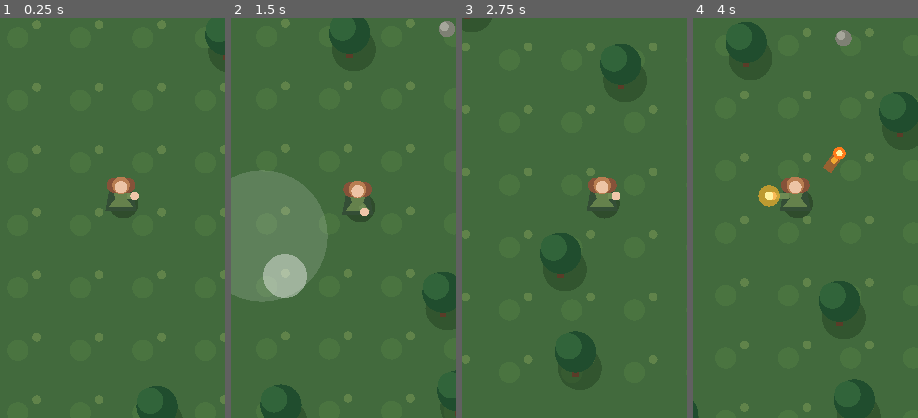
Above: before the commit, frames 1-4 (left to right).
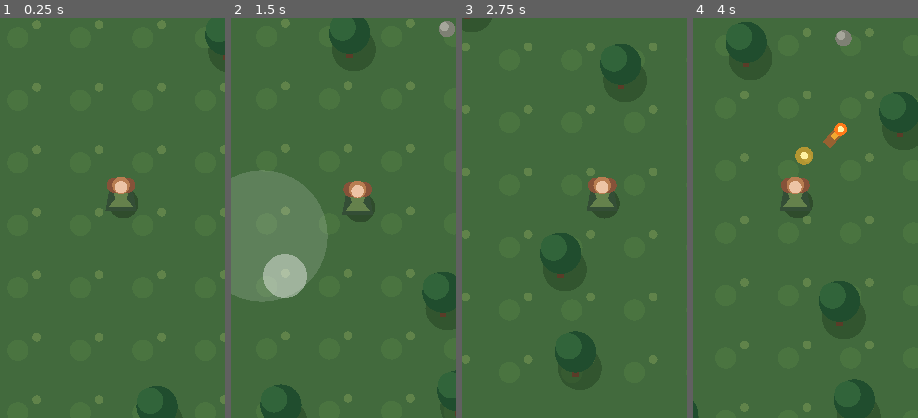
Above: after the commit, the same moments.

Repository: cosmerearchives-creator/dnd-adventurers
Game: Godot game, scene res://scenes/wilderness.tscn
Two runs of this game, one before a commit and one after it. Both use one fixed random seed, a clock stepped at 60 frames per second and the inputs below.
Inputs (mouse positions are % of the whole screen's width and height, from its top left):
- Up to frame 1 (0.25 s): no input
- Up to frame 2 (1.5 s): move the mouse to (72, 45) at 0.52 s; hold Right (ui_right) 0.53-1.25 s; click (72, 45) at 0.67 s; drag from (30, 55) to (45, 70) at 1.27 s
- Up to frame 3 (2.75 s): move the mouse to (60, 28) at 2.02 s; hold Right (ui_right) from 2.03 s (still down)
- Up to frame 4 (4 s): release Right (ui_right) at 2.75 s; drag from (45, 70) to (20, 35) at 2.77 s; move the mouse to (80, 65) at 3.52 s; hold Left (ui_left) from 3.53 s (still down)
The pictures show only the part of the screen within x 23-73%, y 28-78%; the shares and areas given below are measured in that part.

The runs differ from the first frame. In frame 1, less than 0.1% of the frame differs, in the area x 56-62%, y 43-46%; in frame 2, less than 0.1%; in frame 3, less than 0.1%; in frame 4, 1.4%, in the area x 28-69%, y 26-48%.

Commit message:
Fix spell origin to upper torso and keep walk facing independent of auto aim

Diff:
--- a/game/scripts/wilderness.gd
+++ b/game/scripts/wilderness.gd
@@ -57,6 +57,8 @@
 var druid_frames: Dictionary = {}
 var walk_clock := 0.0
 var druid_state := "idle"
+var walking := false
+var aim_direction := Vector2.RIGHT
 var camera: Camera2D
 var hud: CanvasLayer
 var status_label: Label
@@ -97,7 +99,7 @@
 func _load_druid_frames() -> void:
     for direction in range(8):
         for animation in ["idle", "walk", "cast", "hit"]:
-            var count := 3 if animation == "walk" else (2 if animation == "cast" else 1)
+            var count := 6 if animation == "walk" else (2 if animation == "cast" else 1)
             for frame in range(count):
                 var path := "res://assets/druid/%s_%d_%d.png" % [animation, direction, frame]
                 if ResourceLoader.exists(path):
@@ -109,7 +111,7 @@
     var direction := int(round(fposmod(facing.angle() + PI / 2.0, TAU) / (TAU / 8.0))) % 8
     var frame := 0
     if druid_state == "walk":
-        frame = int(walk_clock * 9.0) % 3
+        frame = int(walk_clock * 11.0) % 6
     elif druid_state == "cast":
         frame = 0 if cast_timer > 0.14 else 1
     var key := "%s_%d_%d" % [druid_state, direction, frame]
@@ -279,9 +281,12 @@
     var movement := Input.get_vector("ui_left", "ui_right", "ui_up", "ui_down")
     if touch_vector.length() > 0.08:
         movement = touch_vector
-    if movement.length() > 0.1:
+    walking = movement.length() > 0.1
+    if walking:
         walk_clock += delta
-    druid_state = "hit" if hit_timer > 0.0 else ("cast" if cast_timer > 0.0 else ("walk" if movement.length() > 0.1 else "idle"))
+    else:
+        walk_clock = 0.0
+    druid_state = "hit" if hit_timer > 0.0 else ("walk" if walking else ("cast" if cast_timer > 0.0 else "idle"))
     player_pos += movement.limit_length(1.0) * PLAYER_SPEED * (1.0 + move_bonus) * delta
     if movement.length() > 0.1:
         facing = movement.normalized()
@@ -355,8 +360,8 @@
     cast_timer = 0.28
     attack_flash = 0.20
     var direction: Vector2 = (enemies[nearest]["pos"] - player_pos).normalized()
-    facing = direction
-    _spawn_bolt(player_pos + direction * 28.0, enemies[nearest], false)
+    aim_direction = direction
+    _spawn_bolt(_casting_origin(direction), enemies[nearest], false)
     if extra_fireball:
         var second := -1
         var second_best := ATTACK_RANGE
@@ -366,7 +371,12 @@
             if distance < second_best:
                 second = i
                 second_best = distance
-        _spawn_bolt(player_pos + direction * 28.0, enemies[second] if second >= 0 else enemies[nearest], false)
+        _spawn_bolt(_casting_origin(direction), enemies[second] if second >= 0 else enemies[nearest], false)
+
+# Sprite feet sit at player_pos; upper torso is about 45 px above the feet.
+# Launch bolts from the raised casting hand rather than the collision origin.
+func _casting_origin(direction: Vector2) -> Vector2:
+    return player_pos + Vector2(0.0, -45.0) + direction * 24.0
 
 func _spawn_bolt(origin: Vector2, target: Dictionary, is_child: bool) -> void:
     var direction: Vector2 = (target["pos"] - origin).normalized()
@@ -513,12 +523,10 @@
         draw_circle(player_pos + Vector2(11, -17), 12.0, Color("#865239"))
         draw_circle(player_pos + Vector2(0, -17), 14.0, Color("#b87d51"))
         draw_circle(player_pos + Vector2(0, -14), 10.0, Color("#edc4a5"))
-    var hand := player_pos + facing * (37.0 if cast_timer > 0.0 else 22.0)
-    draw_line(player_pos + facing * 10.0, hand, Color("#6f8b54"), 9.0)
-    draw_circle(hand, 7.0, Color("#f0c6a9"))
     if cast_timer > 0.0:
-        draw_circle(hand + facing * 5.0, 13.0 + 7.0 * sin(elapsed * 30.0), Color("#ffb32b", 0.65))
-        draw_circle(hand + facing * 5.0, 7.0, Color("#fff2a1"))
+        var hand := _casting_origin(aim_direction)
+        draw_circle(hand, 12.0 + 4.0 * sin(elapsed * 30.0), Color("#ffb32b", 0.60))
+        draw_circle(hand, 6.0, Color("#fff2a1"))
     for blast in explosions:
         var progress: float = float(blast["age"]) / float(blast["duration"])
         var radius: float = float(blast["radius"]) * (0.2 + 0.8 * progress)
